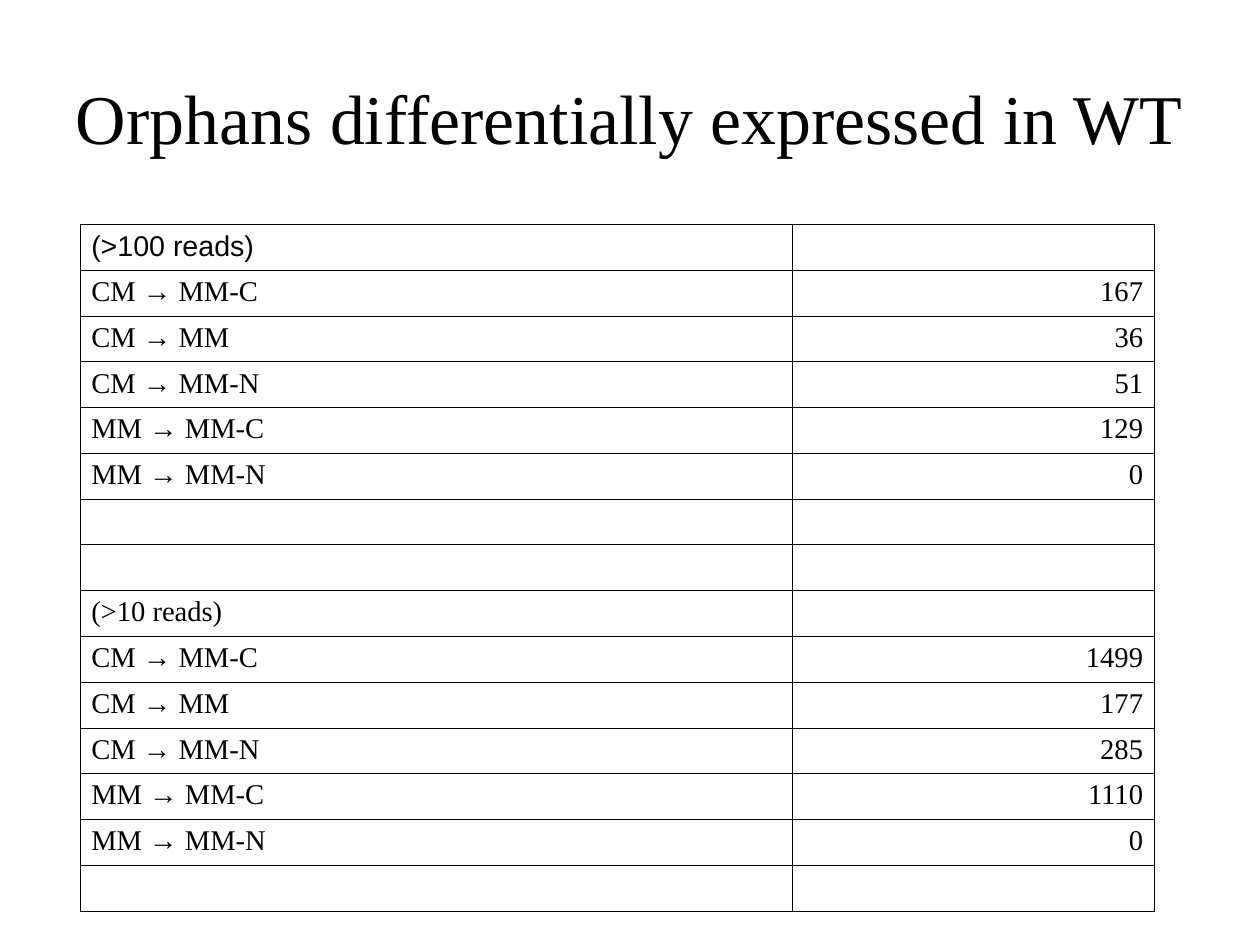
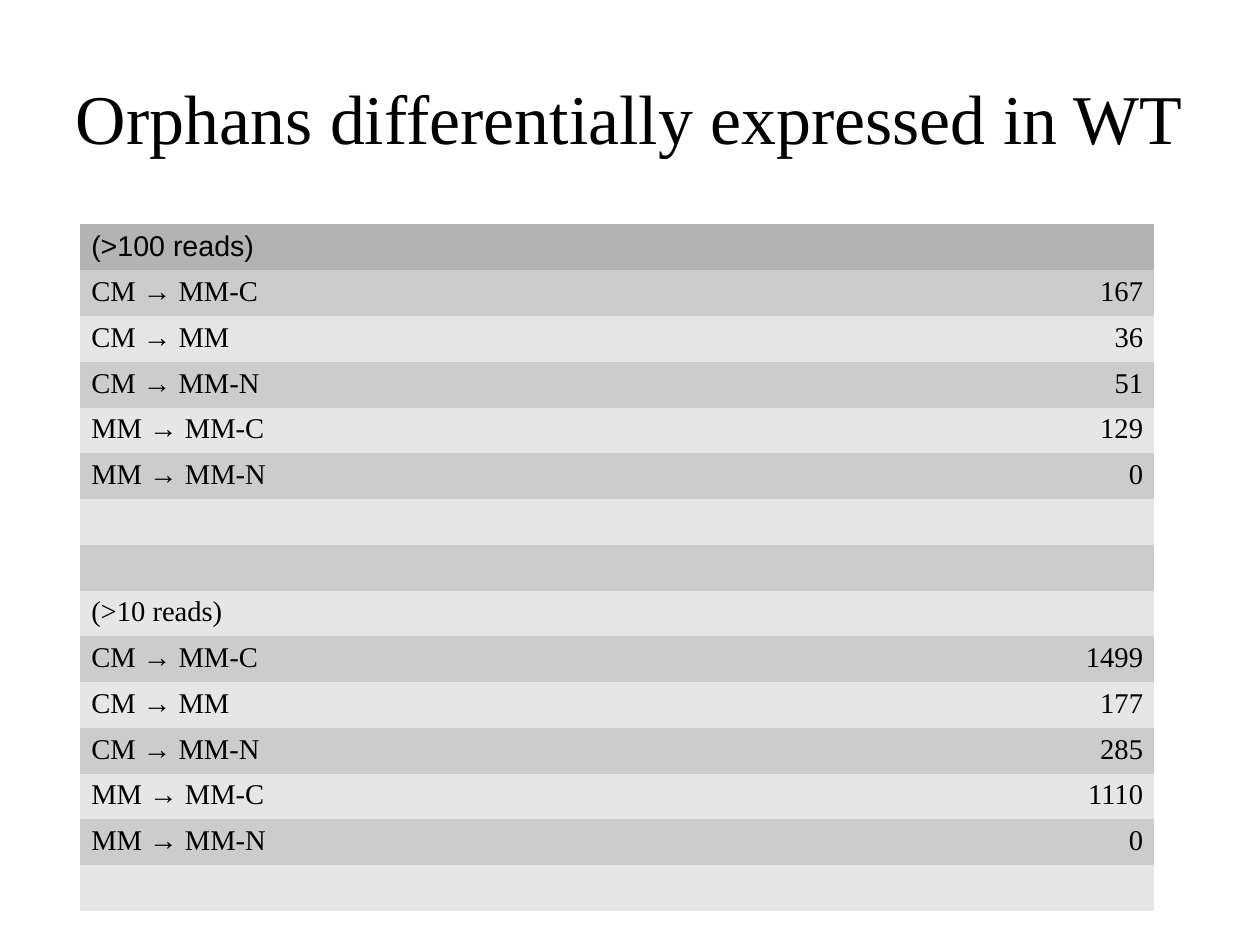
Before and after one commit to wilkinsonlab/m-oryzae-polya, a slide deck: slide 18 of doc/version_21/oryzae_presentation.odp. Drawn at 1260x945 pixels with LibreOffice and Linux fonts; fonts in the diff are those of the drawing. Boxes give left, top, right and bottom in pixels: in the first picture for what was removed or moved away, otherwise in the second. Text is boxed around its words. In the diff, an @@ line names an element or a change of style, - is before the commit and + after.

```diff
--- a/doc/version_21/oryzae_presentation.odp
+++ b/doc/version_21/oryzae_presentation.odp
@@ table at (80, 224, 1155, 880) @@
@@ fill none to #B3B3B3 in row 1, column 1 @@
@@ fill none to #CCCCCC in 12 cells @@
@@ fill none to #E6E6E6 in 9 cells @@
@@ borders changed @@
```
Also in this commit, not shown: 5 other slides changed, 1 slide added, 1 other file.
